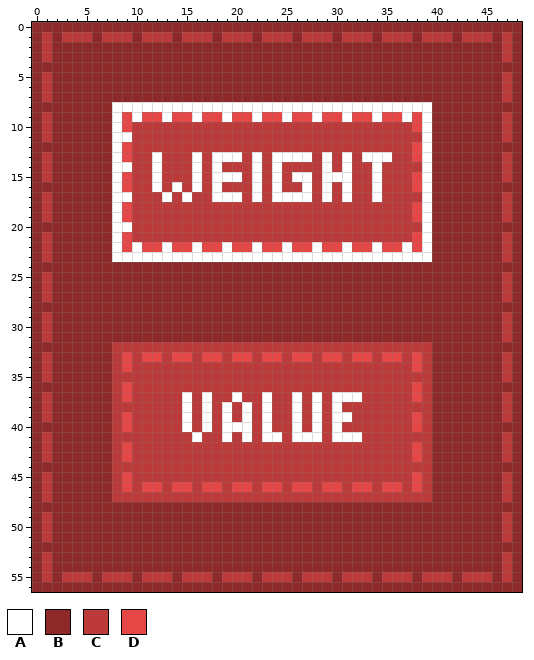
Edited in one commit: pixel-art file (assets/graphics/gui/sort_buttons.aseprite). The first picture shows the starting point.
49x57 pixels, 1 frame.
Visible layers, top first: "Select", "Buttons", "Base".
Palette (. is transparent): A #ffffff  B #8d2929  C #bd3a3a  D #e54646
Pixels before (only the part around the change), first column x 12:
30 BBBBBBBBBBBBBBBBBBBBBBBBBB
31 BBBBBBBBBBBBBBBBBBBBBBBBBB
32 CCCCCCCCCCCCCCCCCCCCCCCCCC
33 DCDDCDDCDDCDDCDDCDDCDDCDDC
34 CCCCCCCCCCCCCCCCCCCCCCCCCC
35 CCCCCCCCCCCCCCCCCCCCCCCCCC
36 CCCCCCCCCCCCCCCCCCCCCCCCCC
37 CCCACACCACCACCACACAAACCCCC
38 CCCACACACACACCACACACCCCCCC
39 CCCACACACACACCACACAACCCCCC
40 CCCACACAAACACCACACACCCCCCC
41 CCCCACCACACAACAAACAAACCCCC
42 CCCCCCCCCCCCCCCCCCCCCCCCCC
43 CCCCCCCCCCCCCCCCCCCCCCCCCC
44 CCCCCCCCCCCCCCCCCCCCCCCCCC
45 CCCCCCCCCCCCCCCCCCCCCCCCCC
46 DCDDCDDCDDCDDCDDCDDCDDCDDC
47 CCCCCCCCCCCCCCCCCCCCCCCCCC
48 BBBBBBBBBBBBBBBBBBBBBBBBBB
After the commit:
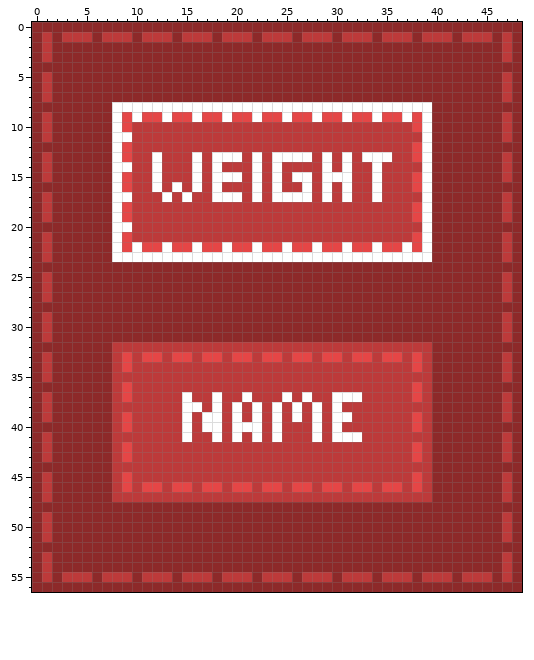
Commit: buttons say name instead of value
The exact change:
layer "Layer 1" added
Layer "Layer 1":
y 37: x 17..18 AC -> CA; x 20..21 AC -> CA; x 23 A -> C; x 25..28 CACA -> ACAC
y 38: x 16..24 CACACACAC -> ACACACACA
y 39: x 18..24 CACACAC -> ACACACA
y 40: x 18..19 CA -> AC; x 22..24 CAC -> ACA; x 26 A -> C
y 41: x 15..16 CA -> AC; x 18..23 CACACA -> ACACAC; x 26..27 AA -> CC
Where, in picture pixels (left, top, right, bottom), the same in both pictures:
changed: (182, 392, 322, 442)
